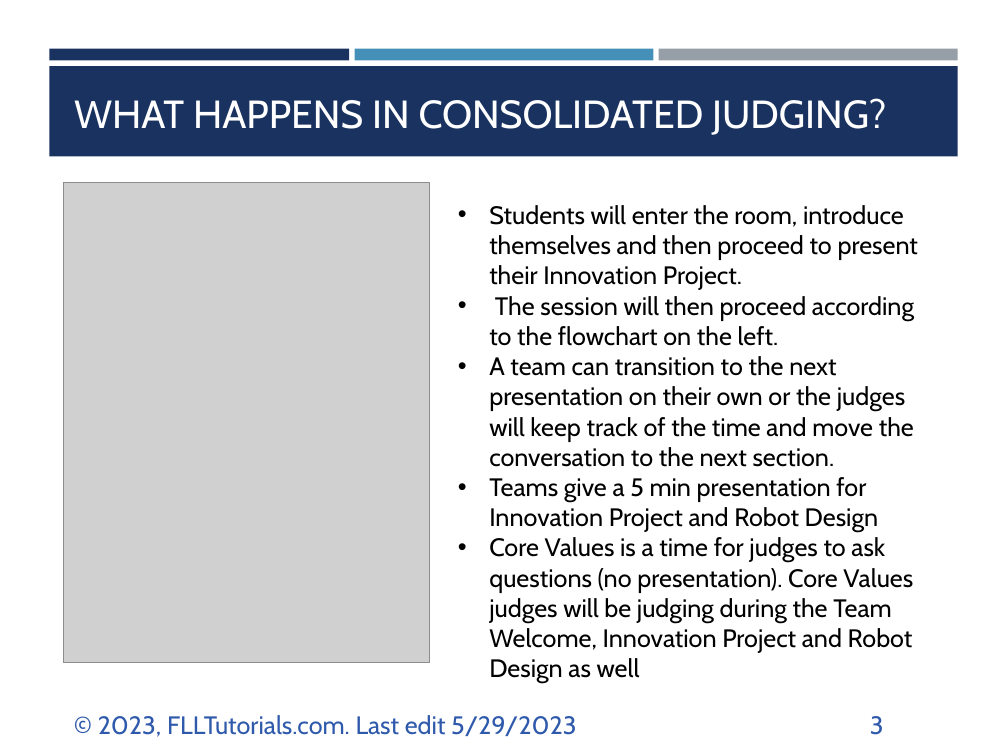
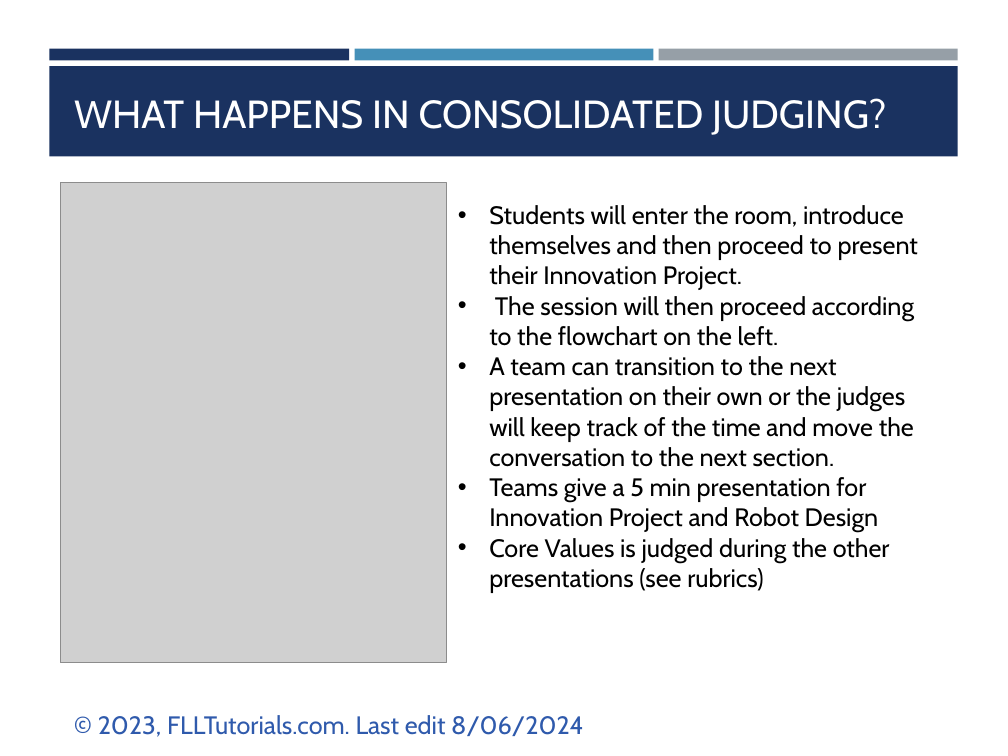
Before and after one commit to ev3lessons/FLL-Tutorials, a slide deck: slide 3 of translations/en-us/RobotGame/ConsolidatedJudging.pptx. Drawn at 1008x756 pixels with LibreOffice and Linux fonts; fonts in the diff are those of the drawing; grey boxes stand for pictures. Boxes give left, top, right and bottom in pixels: in the first picture for what was removed or moved away, otherwise in the second. Text is boxed around its words. In the diff, an @@ line names an element or a change of style, - is before the commit and + after.

```diff
--- a/translations/en-us/RobotGame/ConsolidatedJudging.pptx
+++ b/translations/en-us/RobotGame/ConsolidatedJudging.pptx
@@ picture resized from (x1=64, y1=182, x2=429, y2=662) to (x1=60, y1=182, x2=447, y2=662) @@
@@ text at (x1=489, y1=538, x2=890, y2=593): text changed @@
-• Core Values is a time for judges to ask questions (no presentation). Core Values judges will be judging during the Team Welcome, Innovation Project and Robot Design as well
+• Core Values is judged during the other presentations (see rubrics)
@@ text at (x1=98, y1=715, x2=584, y2=737): text changed @@
-© 2023, FLLTutorials.com. Last edit 5/29/2023
+© 2023, FLLTutorials.com. Last edit 8/06/2024
@@ page number removed at (x1=870, y1=716, x2=884, y2=735) @@
-3
```
Also in this commit, not shown: 5 other slides changed, 29 other files.
